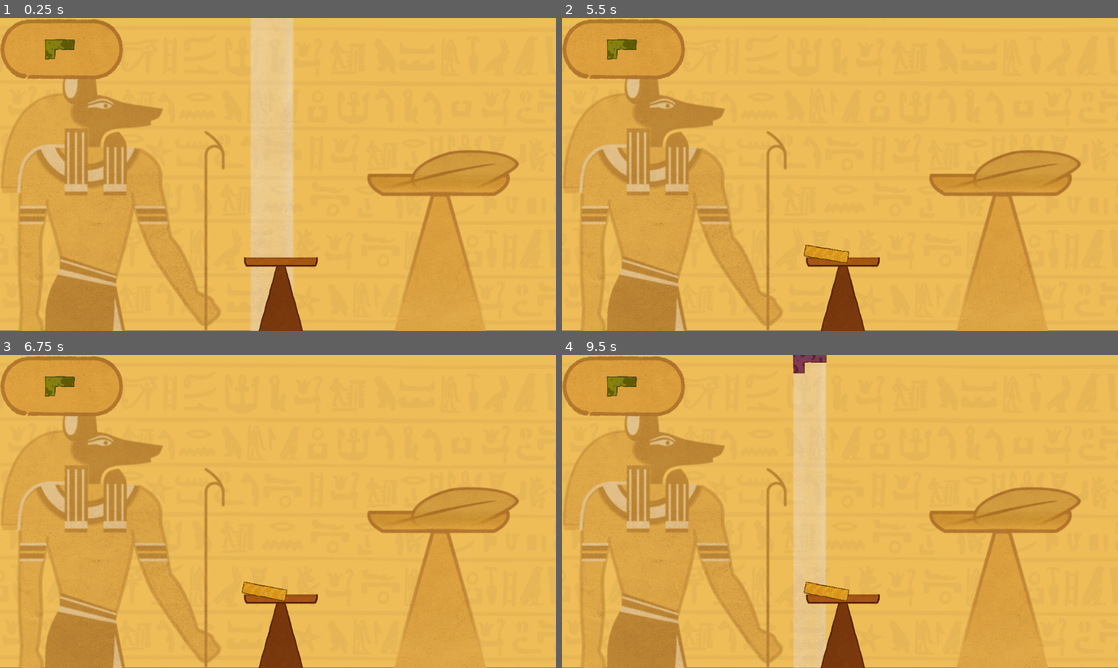
Above: before the commit, frames 1-4 (two rows, left to right).
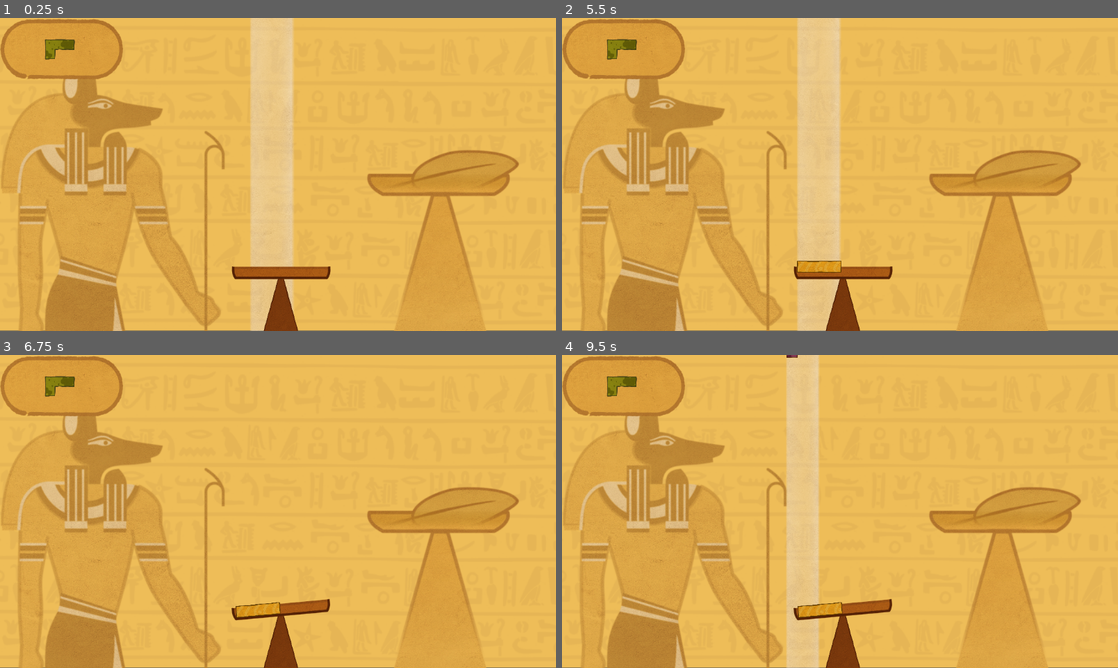
Above: after the commit, the same moments.

Repository: anfray-lapeyre/MADz-GameJam-04-2025
Game: Godot game, scene res://Scenes/Levels/map_game_level.tscn
Same seed, same stepped clock (60 frames per second), same inputs: the game is played once before the commit and once after it. The engine's default icon, where the game draws it, is replaced by a stand-in: a white triangle on a blue panel in a dark square.
Inputs:
- Up to frame 1 (0.25 s): no input
- Up to frame 2 (5.5 s): tap Enter at 0.5 s; hold D (move_right) 0.53-1.28 s; hold A (move_left) 1.28-2.03 s; hold D (move_right) 2.03-3.53 s; hold A (move_left) from 3.53 s (still down)
- Up to frame 3 (6.75 s): release A (move_left) at 5.78 s; hold D (move_right) from 5.78 s (still down)
- Up to frame 4 (9.5 s): tap Space at 7.25 s; release D (move_right) at 8.03 s; hold A (move_left) from 8.03 s (still down)

The runs differ from the first frame. In frame 1, 1.5% of the frame differs, in the area x 41-60%, y 76-100%; in frame 2, 8.4%, in the area x 41-60%, y 0-100%; in frame 3, 1.7%; in frame 4, 4.2%.

Commit message:
Separated balance top and bottom as well as jointed them + added all remaining experience shapes

Diff:
--- a/the_souls_balance/Scenes/Levels/map_game_level.tscn
+++ b/the_souls_balance/Scenes/Levels/map_game_level.tscn
@@ -1,36 +1,43 @@
-[gd_scene load_steps=17 format=3 uid="uid://b2l2ujykasaw6"]
+[gd_scene load_steps=24 format=3 uid="uid://b2l2ujykasaw6"]
 
 [ext_resource type="Script" uid="uid://l4oaemtl5eql" path="res://Scripts/Resources/res_game_level.gd" id="1_kl2sp"]
 [ext_resource type="PackedScene" uid="uid://13phhq7nxcqs" path="res://Scenes/Objects/Experiences/obj_experience_I.tscn" id="2_utki7"]
 [ext_resource type="PackedScene" uid="uid://c3xbpukd7ufqj" path="res://Scenes/Objects/Experiences/obj_experience_L.tscn" id="3_j4c5q"]
 [ext_resource type="PackedScene" uid="uid://lm6bbsji7bgp" path="res://Scenes/Objects/Experiences/obj_experience_T.tscn" id="3_sailx"]
 [ext_resource type="PackedScene" uid="uid://dob2b6p3jgs5q" path="res://Scenes/Objects/Experiences/obj_experience_LL.tscn" id="4_5sfby"]
+[ext_resource type="PackedScene" uid="uid://capjhpya8pfj7" path="res://Scenes/Objects/Experiences/obj_experience_crest.tscn" id="5_6kjit"]
 [ext_resource type="PackedScene" uid="uid://4gvcppv27kdy" path="res://Scenes/Objects/Experiences/obj_experience_Shield.tscn" id="5_hxrrn"]
+[ext_resource type="PackedScene" uid="uid://d3ko2yfjjqu8r" path="res://Scenes/Objects/Experiences/obj_experience_drop.tscn" id="6_dm3sp"]
+[ext_resource type="PackedScene" uid="uid://bclfiilf6ubpt" path="res://Scenes/Objects/Experiences/obj_experience_sauron.tscn" id="7_283ni"]
 [ext_resource type="PackedScene" uid="uid://dpg0i0elo7khq" path="res://Scenes/Objects/Experiences/obj_experience_Z.tscn" id="7_dpqbp"]
 [ext_resource type="Texture2D" uid="uid://534j7f7h3hxg" path="res://Assets/2D/Background/T_Background.png" id="8_abolt"]
 [ext_resource type="Material" uid="uid://bae4jrormu8v" path="res://Assets/Material/m_experience.tres" id="8_j4c5q"]
-[ext_resource type="Texture2D" uid="uid://c87kcd46vwqpm" path="res://Assets/2D/Background/t_game_balance.png" id="9_5sfby"]
 [ext_resource type="Texture2D" uid="uid://b08kehashu6nk" path="res://Assets/2D/Background/T_Anubis.png" id="10_ww3n1"]
 [ext_resource type="Texture2D" uid="uid://bj0vpuy0reeml" path="res://Assets/2D/Background/T_FeatherBalance.png" id="11_f01so"]
+[ext_resource type="PackedScene" uid="uid://s827k74m1463" path="res://Scenes/Objects/Experiences/obj_experience_seagull.tscn" id="11_rfdnn"]
+[ext_resource type="PackedScene" uid="uid://n0wjmwwdtetv" path="res://Scenes/Objects/Experiences/obj_experience_stake.tscn" id="12_4b1gl"]
 [ext_resource type="Texture2D" uid="uid://dinafot2fgjhy" path="res://Assets/2D/Feathers/t_feather_1.png" id="12_x8sei"]
+[ext_resource type="PackedScene" uid="uid://cvwvsklwf5vgl" path="res://Scenes/Objects/Experiences/obj_experience_shadok.tscn" id="13_4ionf"]
 [ext_resource type="Texture2D" uid="uid://bhdl81607gv5" path="res://Assets/2D/Background/t_feather_balance_foreground.png" id="13_nwbo4"]
 [ext_resource type="Texture2D" uid="uid://bm4jiagty0h1v" path="res://Assets/2D/Background/t_cartridge.png" id="15_aeron"]
+[ext_resource type="Texture2D" uid="uid://bfga8822ogv2m" path="res://Assets/2D/Background/t_balance_head.png" id="15_f01so"]
+[ext_resource type="Texture2D" uid="uid://cfipohdu7rjbr" path="res://Assets/2D/Background/t_balance_foot_thin.png" id="15_ww3n1"]
 [ext_resource type="Texture2D" uid="uid://cbfhiamgwuegv" path="res://Assets/2D/Experiences/T_L_Disgust.png" id="16_cjerr"]
 
 [node name="Node2D" type="Node2D"]
 script = ExtResource("1_kl2sp")
-ex_experience_list = Array[PackedScene]([ExtResource("2_utki7"), ExtResource("3_j4c5q"), ExtResource("4_5sfby"), ExtResource("5_hxrrn"), ExtResource("3_sailx"), ExtResource("7_dpqbp"), ExtResource("3_j4c5q"), ExtResource("5_hxrrn"), ExtResource("3_sailx"), ExtResource("2_utki7"), ExtResource("4_5sfby"), ExtResource("3_sailx"), ExtResource( …(300 unchanged characters)…
+ex_experience_list = Array[PackedScene]([ExtResource("2_utki7"), ExtResource("3_j4c5q"), ExtResource("4_5sfby"), ExtResource("5_6kjit"), ExtResource("6_dm3sp"), ExtResource("5_6kjit"), ExtResource("7_283ni"), ExtResource("7_283ni"), ExtResource("5_hxrrn"), ExtResource("3_sailx"), ExtResource("7_dpqbp"), ExtResource("11_rfdnn"), ExtResource("3_j4c5q"), ExtResource("5_hxrrn"), ExtResource("12_4b1gl"), ExtResource("13_4ionf"), ExtResource("3_sailx"), ExtResource("2_utki7"), ExtResource("12_4b1gl"), ExtResource("4_5sfby"), ExtResource("13_4ionf"), ExtResource("11_rfdnn"), ExtResource("6_dm3sp"), ExtResource("3_sailx"), ExtResource( …(300 unchanged characters)…
 ex_spawn_position = Vector2(600, -2500)
 
 [node name="Background" type="Node2D" parent="."]
 z_index = -1000
 z_as_relative = false
-scale = Vector2(1, 1)
 
 [node name="BackgroundPattern" type="Sprite2D" parent="Background"]
-position = Vector2(642.503, -390)
+position = Vector2(1379, 604)
 scale = Vector2(2.02407, 2.02407)
 texture = ExtResource("8_abolt")
+offset = Vector2(-363.869, -491.09)
 
 [node name="Anubis" type="Sprite2D" parent="Background"]
 material = ExtResource("8_j4c5q")
@@ -56,27 +63,43 @@
 scale = Vector2(2.00636, 2.12295)
 texture = ExtResource("13_nwbo4")
 
-[node name="ground" type="StaticBody2D" parent="."]
-scale = Vector2(1, 1)
+[node name="ground_container" type="Node2D" parent="."]
+position = Vector2(660, 510)
 
-[node name="ground_sprite" type="Sprite2D" parent="ground"]
+[node name="PinJoint2D" type="PinJoint2D" parent="ground_container"]
+position = Vector2(2, -218)
+node_a = NodePath("../ground_bottom_container")
+node_b = NodePath("../ground")
+disable_collision = false
+
+[node name="ground_bottom_container" type="StaticBody2D" parent="ground_container"]
+position = Vector2(0, 18)
+
+[node name="ground_bottom" type="Sprite2D" parent="ground_container/ground_bottom_container"]
 material = ExtResource("8_j4c5q")
-position = Vector2(660, 510)
-scale = Vector2(1.5, 1.5)
-texture = ExtResource("9_5sfby")
+texture = ExtResource("15_ww3n1")
 
-[node name="CollisionPolygon2D" type="CollisionPolygon2D" parent="ground"]
-position = Vector2(-415, -258)
-scale = Vector2(1.5, 1.5)
-polygon = PackedVector2Array(545, 293, 545, 338, 887, 338, 887, 290, 876, 290, 874, 326, 784.301, 326.286, 560, 327, 558, 293)
+[node name="CollisionPolygon2D" type="CollisionPolygon2D" parent="ground_container/ground_bottom_container"]
+polygon = PackedVector2Array(-18, -192, 18.6667, -192, 123.333, 196.667, -125.333, 196.667)
+
+[node name="ground" type="RigidBody2D" parent="ground_container"]
+position = Vector2(2, -218)
+mass = 20.0
+
+[node name="ground_top" type="Sprite2D" parent="ground_container/ground"]
+material = ExtResource("8_j4c5q")
+scale = Vector2(2, 2)
+texture = ExtResource("15_f01so")
+
+[node name="CollisionShape2D" type="CollisionPolygon2D" parent="ground_container/ground"]
+scale = Vector2(2, 2)
+polygon = PackedVector2Array(-155, 13, 155, 13, 162, -22, 170, -22, 168, 8, 159, 21, -159, 21, -168, 8, -169, -22, -162, -22)
 
 [node name="Camera2D" type="Camera2D" parent="."]
 position = Vector2(640, -387)
-scale = Vector2(1, 1)
 zoom = Vector2(0.3, 0.3)
 
 [node name="Cartouche" type="Node2D" parent="."]
-scale = Vector2(1, 1)
 
 [node name="CartoucheBackground" type="Sprite2D" parent="Cartouche"]
 material = ExtResource("8_j4c5q")
--- /dev/null
+++ b/the_souls_balance/Scenes/Objects/Experiences/obj_experience_crest.tscn
@@ -0,0 +1,17 @@
+[gd_scene load_steps=3 format=3 uid="uid://capjhpya8pfj7"]
+
+[ext_resource type="PackedScene" uid="uid://csvwci44smh26" path="res://Scenes/Objects/Experiences/obj_experience.tscn" id="1_qrslb"]
+[ext_resource type="Texture2D" uid="uid://btoyx7yw8160y" path="res://Assets/2D/Experiences/T_Crest_Sadness.png" id="2_r1ais"]
+
+[node name="obj_experience" instance=ExtResource("1_qrslb")]
+
+[node name="experience_sprite" parent="." index="0"]
+texture = ExtResource("2_r1ais")
+
+[node name="experience_collider" parent="." index="1"]
+polygon = PackedVector2Array(30.2297, -28.1746, 30.6328, -3.1746, 29.8267, 7.14286, 25.393, 19.4444, 17.3317, 26.9841, 6.04595, 31.3492, -3.84391e-07, 31.746, -5.64289, 30.9524, -17.7348, 26.5873, -24.9899, 19.0476, -30.2297, 6.34921, -30.6328, -3.1746, -30.2297, -28.1746, -24.5869, -15.873, -16.9287, -8.73016, -6.85208, -5.15873, -3.84391e-07, -4.36508, 6.44901, -4.7619, 16.5256, -9.12698, 24.5869, -16.2698)
+
+[node name="detect_area_collider" parent="detect_area" index="0"]
+position = Vector2(-3.8147e-06, 1.00001)
+scale = Vector2(2.977, 3.024)
+polygon = PackedVector2Array(30.2297, -28.1746, 30.6328, -3.1746, 29.8267, 7.14286, 25.393, 19.4444, 17.3317, 26.9841, 6.04595, 31.3492, -3.84391e-07, 31.746, -5.64289, 30.9524, -17.7348, 26.5873, -24.9899, 19.0476, -30.2297, 6.34921, -30.6328, -3.1746, -30.2297, -28.1746, -24.5869, -15.873, -16.9287, -8.73016, -6.85208, -5.15873, -3.84391e-07, -4.36508, 6.44901, -4.7619, 16.5256, -9.12698, 24.5869, -16.2698)
--- /dev/null
+++ b/the_souls_balance/Scenes/Objects/Experiences/obj_experience_drop.tscn
@@ -0,0 +1,17 @@
+[gd_scene load_steps=3 format=3 uid="uid://d3ko2yfjjqu8r"]
+
+[ext_resource type="PackedScene" uid="uid://csvwci44smh26" path="res://Scenes/Objects/Experiences/obj_experience.tscn" id="1_q6lwl"]
+[ext_resource type="Texture2D" uid="uid://buie3bbw6qecn" path="res://Assets/2D/Experiences/T_Drop_Sadness.png" id="2_wadfy"]
+
+[node name="obj_experience" instance=ExtResource("1_q6lwl")]
+
+[node name="experience_sprite" parent="." index="0"]
+texture = ExtResource("2_wadfy")
+
+[node name="experience_collider" parent="." index="1"]
+polygon = PackedVector2Array(-3.84391e-07, -33.3333, 30.6328, -3.1746, 30.2297, 4.76191, 28.6175, 13.0952, 24.1838, 20.2381, 15.7195, 27.7778, 6.44901, 30.9524, -3.84391e-07, 32.1429, -6.85208, 31.3492, -16.1225, 27.381, -23.3777, 21.0317, -28.6175, 12.3016, -30.2297, 3.57143, -29.8267, -3.57143)
+
+[node name="detect_area_collider" parent="detect_area" index="0"]
+position = Vector2(-3.8147e-06, 1.00001)
+scale = Vector2(2.98605, 3.04935)
+polygon = PackedVector2Array(-3.84391e-07, -33.3333, 30.6328, -3.1746, 30.2297, 4.76191, 28.6175, 13.0952, 24.1838, 20.2381, 15.7195, 27.7778, 6.44901, 30.9524, -3.84391e-07, 32.1429, -6.85208, 31.3492, -16.1225, 27.381, -23.3777, 21.0317, -28.6175, 12.3016, -30.2297, 3.57143, -29.8267, -3.57143)
--- /dev/null
+++ b/the_souls_balance/Scenes/Objects/Experiences/obj_experience_sauron.tscn
@@ -0,0 +1,17 @@
+[gd_scene load_steps=3 format=3 uid="uid://bclfiilf6ubpt"]
+
+[ext_resource type="PackedScene" uid="uid://csvwci44smh26" path="res://Scenes/Objects/Experiences/obj_experience.tscn" id="1_o4wir"]
+[ext_resource type="Texture2D" uid="uid://b3n0kh7hhjc16" path="res://Assets/2D/Experiences/T_Sauron_Sadness.png" id="2_n37ke"]
+
+[node name="obj_experience" instance=ExtResource("1_o4wir")]
+
+[node name="experience_sprite" parent="." index="0"]
+texture = ExtResource("2_n37ke")
+
+[node name="experience_collider" parent="." index="1"]
+polygon = PackedVector2Array(-30.2297, -25.7936, -23.3777, -12.3016, -15.7195, -5.15873, -4.4337, -2.38095, -3.84391e-07, -1.5873, 4.83676, -1.98413, 15.3164, -5.95238, 23.7807, -12.3016, 30.2297, -25.7936, 30.2297, 29.7619, -30.2297, 29.7619)
+
+[node name="detect_area_collider" parent="detect_area" index="0"]
+position = Vector2(2, -25)
+scale = Vector2(3.19, 3.837)
+polygon = PackedVector2Array(-30.2297, -25.7936, -23.3777, -12.3016, -15.7195, -5.15873, -4.4337, -2.38095, -3.84391e-07, -1.5873, 4.83676, -1.98413, 15.3164, -5.95238, 23.7807, -12.3016, 30.2297, -25.7936, 30.2297, 29.7619, -30.2297, 29.7619)
--- /dev/null
+++ b/the_souls_balance/Scenes/Objects/Experiences/obj_experience_seagull.tscn
@@ -0,0 +1,17 @@
+[gd_scene load_steps=3 format=3 uid="uid://s827k74m1463"]
+
+[ext_resource type="PackedScene" uid="uid://csvwci44smh26" path="res://Scenes/Objects/Experiences/obj_experience.tscn" id="1_lur46"]
+[ext_resource type="Texture2D" uid="uid://cmkr8m625k8qr" path="res://Assets/2D/Experiences/T_Seagull_Sadness.png" id="2_hf3mq"]
+
+[node name="obj_experience" instance=ExtResource("1_lur46")]
+
+[node name="experience_sprite" parent="." index="0"]
+texture = ExtResource("2_hf3mq")
+
+[node name="experience_collider" parent="." index="1"]
+polygon = PackedVector2Array(-30.2297, -25.7936, -23.3777, -12.3016, -15.7195, -5.15873, -4.4337, -2.38095, -3.84391e-07, -1.5873, 4.83676, -1.98413, 15.3164, -5.95238, 23.7807, -12.3016, 30.2297, -25.7936, 30.2297, -0.396824, -3.84391e-07, 29.3651, -30.2297, 1.19209e-06)
+
+[node name="detect_area_collider" parent="detect_area" index="0"]
+position = Vector2(2, -17)
+scale = Vector2(2.75765, 3.91377)
+polygon = PackedVector2Array(-30.2297, -25.7936, -23.3777, -12.3016, -15.7195, -5.15873, -4.4337, -2.38095, -3.84391e-07, -1.5873, 4.83676, -1.98413, 15.3164, -5.95238, 23.7807, -12.3016, 30.2297, -25.7936, 30.2297, -0.396824, -3.84391e-07, 29.3651, -30.2297, 1.19209e-06)
--- /dev/null
+++ b/the_souls_balance/Scenes/Objects/Experiences/obj_experience_shadok.tscn
@@ -0,0 +1,17 @@
+[gd_scene load_steps=3 format=3 uid="uid://cvwvsklwf5vgl"]
+
+[ext_resource type="PackedScene" uid="uid://csvwci44smh26" path="res://Scenes/Objects/Experiences/obj_experience.tscn" id="1_0f83m"]
+[ext_resource type="Texture2D" uid="uid://ban3kto0ddqff" path="res://Assets/2D/Experiences/T_Shadok_Sadness.png" id="2_rx3k5"]
+
+[node name="obj_experience" instance=ExtResource("1_0f83m")]
+
+[node name="experience_sprite" parent="." index="0"]
+texture = ExtResource("2_rx3k5")
+
+[node name="experience_collider" parent="." index="1"]
+polygon = PackedVector2Array(-30.2297, -29.3651, -3.84391e-07, 1.19209e-06, 30.2297, -29.7619, 30.2297, 29.7619, -30.2297, 29.7619)
+
+[node name="detect_area_collider" parent="detect_area" index="0"]
+position = Vector2(0, -24)
+scale = Vector2(3.21873, 3.86438)
+polygon = PackedVector2Array(-30.2297, -29.3651, -3.84391e-07, 1.19209e-06, 30.2297, -29.7619, 30.2297, 29.7619, -30.2297, 29.7619)
--- /dev/null
+++ b/the_souls_balance/Scenes/Objects/Experiences/obj_experience_stake.tscn
@@ -0,0 +1,12 @@
+[gd_scene load_steps=3 format=3 uid="uid://n0wjmwwdtetv"]
+
+[ext_resource type="PackedScene" uid="uid://csvwci44smh26" path="res://Scenes/Objects/Experiences/obj_experience.tscn" id="1_8brda"]
+[ext_resource type="Texture2D" uid="uid://c8p22dfma238i" path="res://Assets/2D/Experiences/T_Stake_Sadness.png" id="2_ipy8w"]
+
+[node name="obj_experience" instance=ExtResource("1_8brda")]
+
+[node name="experience_sprite" parent="." index="0"]
+texture = ExtResource("2_ipy8w")
+
+[node name="experience_collider" parent="." index="1"]
+polygon = PackedVector2Array(-30.2297, -29.7619, 30.6328, -29.7619, 30.6328, -0.396824, -3.84391e-07, 29.3651, -30.2297, -0.396824)
--- a/the_souls_balance/Scripts/NodeScripts/scr_obj_experience.gd
+++ b/the_souls_balance/Scripts/NodeScripts/scr_obj_experience.gd
@@ -68,7 +68,6 @@
 
 #Need to separate in two functions because Godot doesn't like to change things while changing physics.
 func _on_area_2d_body_entered(body: Node) -> void:
-	print (body)
 	if body == self_collider:
 		return
 	if is_controlled :
@@ -82,7 +81,6 @@
 	freeze = false
 	sig_control_lost.emit() #send a signal to game level
 	gravity_scale = ex_gravity
-	print ("release control")
 	light_beam.hide()
 
 func _rotate_piece(direction: int):
Binary file added: the_souls_balance/Assets/2D/Background/t_balance_foot_large.png
Not shown, added: the_souls_balance/Assets/2D/Background/t_balance_foot_large.png.import
Binary file added: the_souls_balance/Assets/2D/Background/t_balance_foot_thin.png
Not shown, added: the_souls_balance/Assets/2D/Background/t_balance_foot_thin.png.import
Binary file added: the_souls_balance/Assets/2D/Background/t_balance_head.png
Not shown, added: the_souls_balance/Assets/2D/Background/t_balance_head.png.import
Binary file added: the_souls_balance/Assets/2D/Background/t_balance_head_large.png
Not shown, added: the_souls_balance/Assets/2D/Background/t_balance_head_large.png.import
